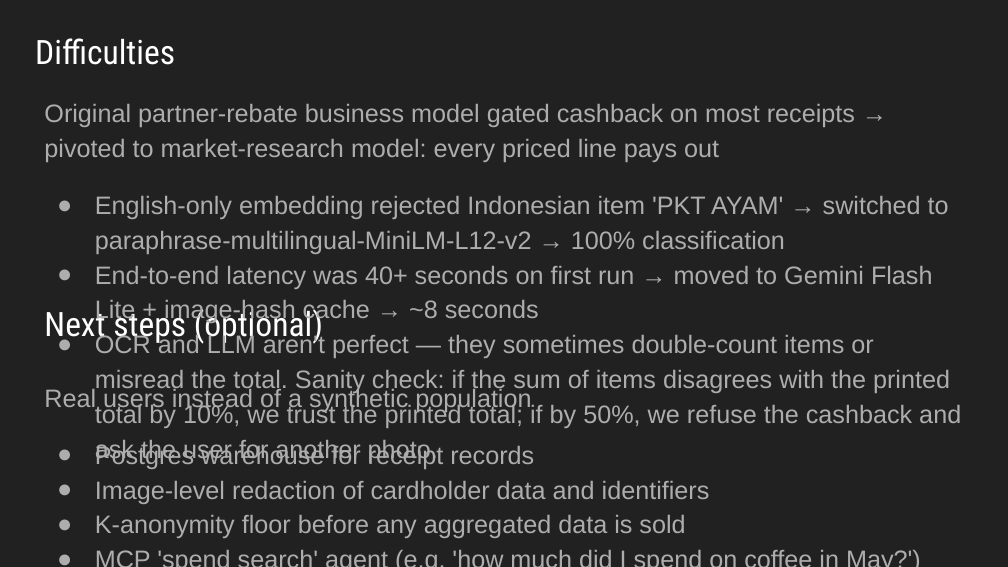
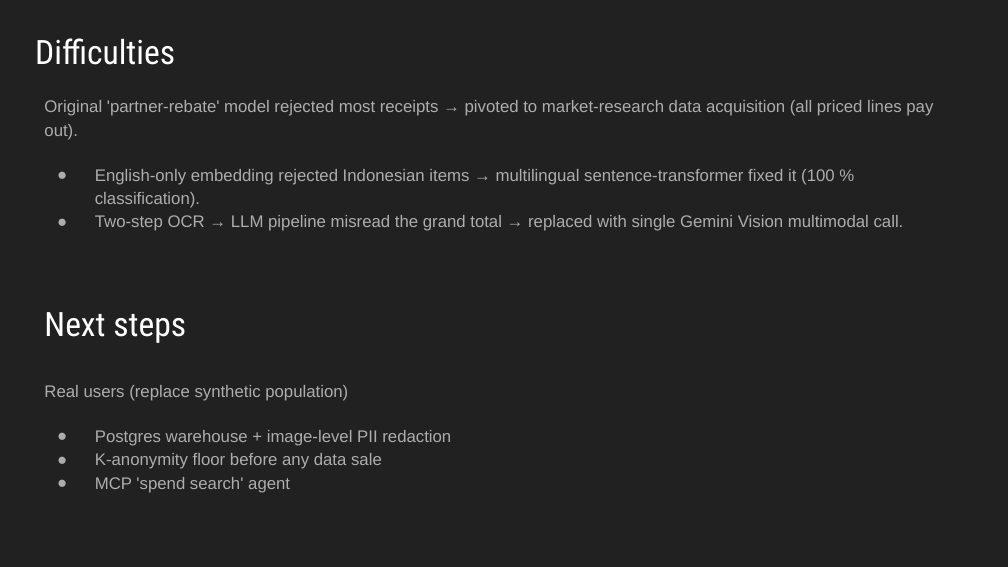
Before and after one commit to alexgl77/receipt-to-cashback, a slide deck: slide 5 of presentation/Receipt-to-Cashback.pptx. Drawn at 1008x567 pixels with LibreOffice and Linux fonts; fonts in the diff are those of the drawing. Boxes give left, top, right and bottom in pixels: in the first picture for what was removed or moved away, otherwise in the second. Text is boxed around its words. In the diff, an @@ line names an element or a change of style, - is before the commit and + after.

```diff
--- a/presentation/Receipt-to-Cashback.pptx
+++ b/presentation/Receipt-to-Cashback.pptx
@@ text at box(44, 100, 933, 231): text changed; size 18 to 12 pt @@
-Original partner-rebate business model gated cashback on most receipts → pivoted to market-research model: every priced line pays out
-● English-only embedding rejected Indonesian item 'PKT AYAM' → switched to paraphrase-multilingual-MiniLM-L12-v2 → 100% classification
-● End-to-end latency was 40+ seconds on first run → moved to Gemini Flash Lite + image-hash cache → ~8 seconds
-● OCR and LLM aren't perfect — they sometimes double-count items or misread the total. Sanity check: if the sum of items disagrees with the printed total by 10%, we trust the printed total; if by 50%, we refuse the cashback and ask the user for another photo.
+Original 'partner-rebate' model rejected most receipts → pivoted to market-research data acquisition (all priced lines pay out).
+● English-only embedding rejected Indonesian items → multilingual sentence-transformer fixed it (100 % classification).
+● Two-step OCR → LLM pipeline misread the grand total → replaced with single Gemini Vision multimodal call.
@@ text at box(44, 312, 186, 343): text changed @@
-Next steps (optional)
+Next steps
@@ text at box(44, 385, 451, 493): text changed; size 18 to 12 pt @@
-Real users instead of a synthetic population
-● Postgres warehouse for receipt records
-● Image-level redaction of cardholder data and identifiers
-● K-anonymity floor before any aggregated data is sold
-● MCP 'spend search' agent (e.g. 'how much did I spend on coffee in May?')
-● Multilingual OCR (Hebrew, Arabic) for global users
+Real users (replace synthetic population)
+● Postgres warehouse + image-level PII redaction
+● K-anonymity floor before any data sale
+● MCP 'spend search' agent
```
Also in this commit, not shown: 6 other slides changed, 7 other files.
